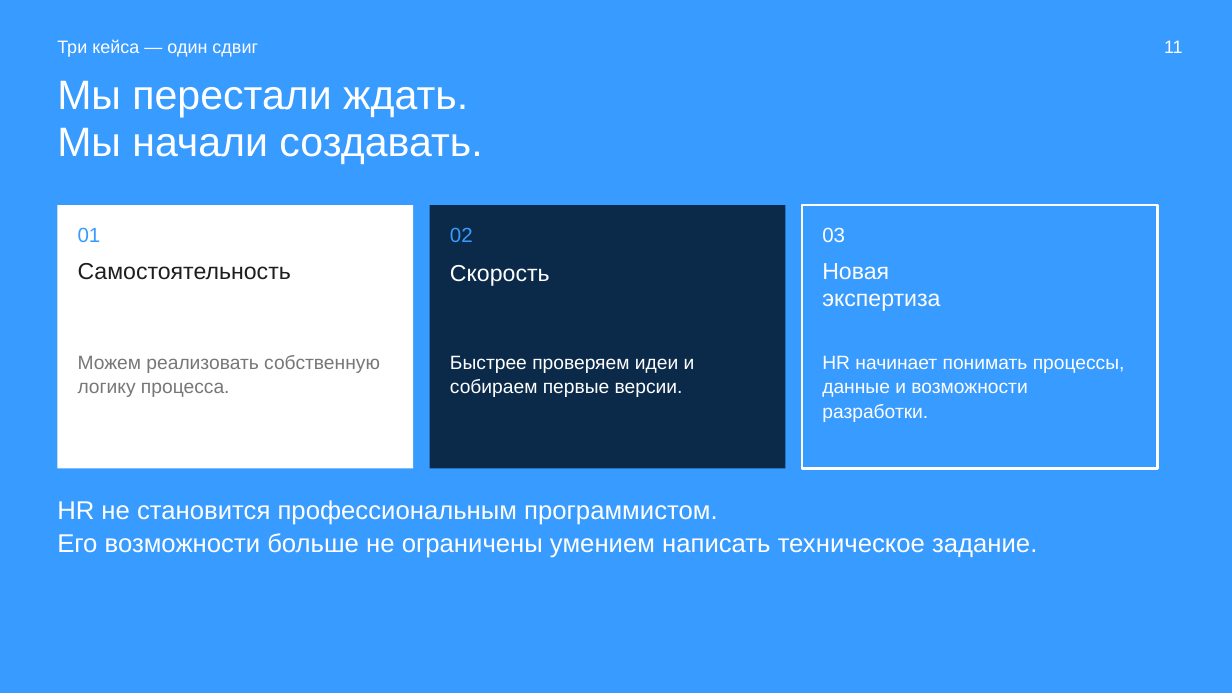
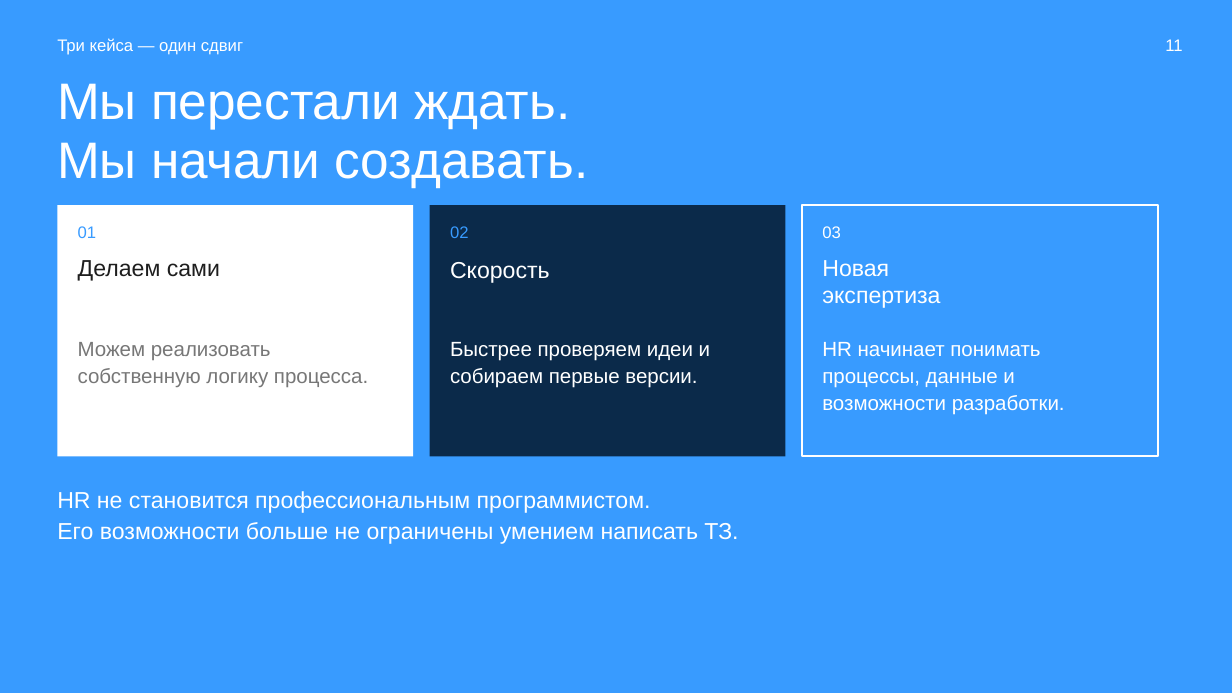
Before and after one commit to Nikisheva/html_krit, a slide deck: slide 11 of HR_API_KRIT_Nikisheva_2026.pptx. Drawn at 1232x693 pixels with LibreOffice and Linux fonts; fonts in the diff are those of the drawing. Boxes give left, top, right and bottom in pixels: in the first picture for what was removed or moved away, otherwise in the second. Text is boxed around its words. In the diff, an @@ line names an element or a change of style, - is before the commit and + after.

```diff
--- a/HR_API_KRIT_Nikisheva_2026.pptx
+++ b/HR_API_KRIT_Nikisheva_2026.pptx
@@ text "Три кейса — один сдвиг" at [57, 38, 243, 55]: size 14 to 13 pt @@
@@ text "11" at [1165, 39, 1182, 51]: size 14 to 13 pt @@
@@ text "Мы перестали ждать." at [57, 83, 588, 188]: size 32 to 40 pt; line spacing 0.95 to 0.96 @@
@@ rectangle: place and size @@
-rectangle at [57, 205, 413, 469]
+rectangle at [57, 205, 413, 457]
@@ rectangle: place and size @@
-rectangle at [430, 205, 786, 469]
+rectangle at [430, 205, 786, 457]
@@ rectangle: place and size @@
-rectangle at [802, 205, 1158, 469]
+rectangle at [802, 205, 1158, 457]
@@ rectangle at [802, 205, 1158, 457]: outline #FFFFFF 2 pt to #FFFFFF 1.5 pt @@
@@ size 16 to 13 pt in 3 elements at [78, 226, 97, 238], [450, 226, 469, 238], [822, 226, 841, 238] @@
@@ text at [78, 260, 220, 281]: text changed @@
-Самостоятельность
+Делаем сами
@@ text "Новая" at [822, 260, 940, 308]: line spacing 0.95 to 0.98 @@
@@ text "Можем реализовать собственную логику процесса.": place and size @@
-text "Можем реализовать собственную логику процесса." at [78, 355, 380, 397]
+text "Можем реализовать собственную логику процесса." at [78, 342, 368, 387]
@@ text "Быстрее проверяем идеи и собираем ...": place and size @@
-text "Быстрее проверяем идеи и собираем ..." at [450, 355, 695, 397]
+text "Быстрее проверяем идеи и собираем ..." at [450, 342, 710, 388]
@@ size 15 to 16 pt; line spacing 1.05 to 1.08 in 3 elements at [78, 342, 368, 387], [450, 342, 710, 388], [822, 342, 1065, 415] @@
@@ text "HR начинает понимать процессы, данные ...": place and size @@
-text "HR начинает понимать процессы, данные ..." at [822, 355, 1125, 422]
+text "HR начинает понимать процессы, данные ..." at [822, 342, 1065, 415]
@@ text at [57, 491, 651, 513]: size 20 to 18 pt in "HR не становится профессиональным программистом."; line spacing 1.08 to 1.12 @@
@@ text "HR не становится профессиональным программистом.": place and size @@
-text "HR не становится профессиональным программистом." at [57, 500, 1037, 558]
+text "HR не становится профессиональным программистом." at [57, 491, 738, 544]
@@ text at [57, 522, 738, 544]: text changed; size 20 to 18 pt @@
-Его возможности больше не ограничены умением написать техническое задание.
+Его возможности больше не ограничены умением написать ТЗ.
```
Also in this commit, not shown: 11 other slides changed, 2 slides added, 2 slides removed, 4 other files.
